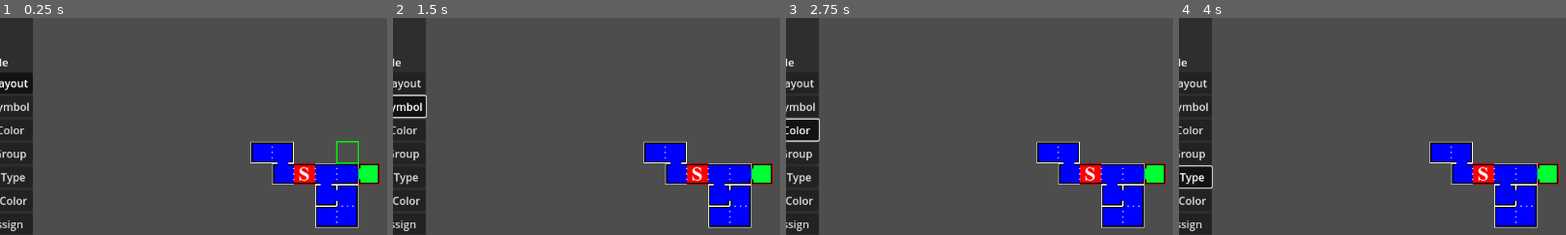
Above: before the commit, frames 1-4 (left to right).
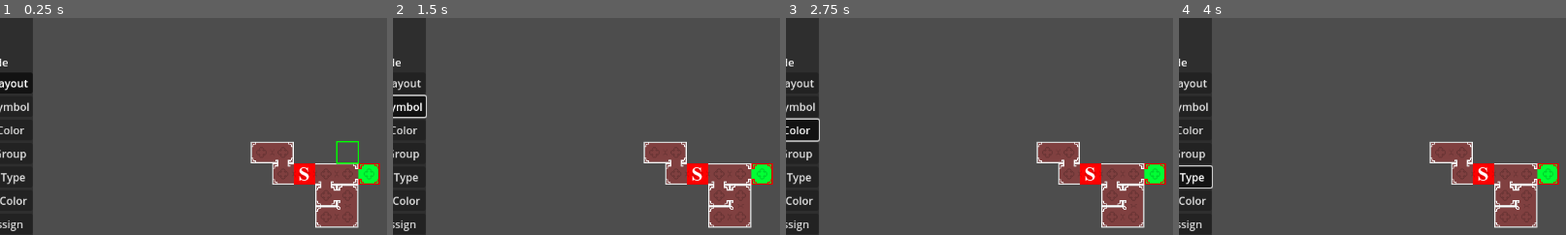
Above: after the commit, the same moments.

Repository: KoBeWi/Metroidvania-System
Game: Godot game, scene res://MetroidvaniaSystem/MapEditor/MapEditor.tscn
The game is run twice, just before and just after one commit, with the same random seed, the same clock (stepped at 60 frames per second) and the same inputs.
Inputs:
- Up to frame 1 (0.25 s): no input
- Up to frame 2 (1.5 s): click "Room Layout" at 0.5 s; click "Room Symbol" at 1.25 s
- Up to frame 3 (2.75 s): click "Room Color" at 2 s
- Up to frame 4 (4 s): click "Room Group" at 2.75 s; click "Border Type" at 3.5 s
The pictures show only the part of the screen within x 6-56%, y 21-71%; the shares and areas given below are measured in that part.

The runs differ from the first frame. In frame 1, 5.1% of the frame differs, in the area x 64-98%, y 57-97%; in frame 2, 5.1%; in frame 3, 5.1%; in frame 4, 5.1%.
Error in both runs: Trying to assign an array of type "Array" to a variable of type "Array[Vector3i]". (res://MetroidvaniaSystem/System/MapData.gd:112)

Commit message:
Added fancy theme

Diff:
--- a/MetroidvaniaSystem/System/MetroidvaniaSystem.gd
+++ b/MetroidvaniaSystem/System/MetroidvaniaSystem.gd
@@ -195,7 +195,13 @@
 			if not bool(display_flags & DISPLAY_BORDERS):
 				border = 0
 
-			texture = map_borders[border]
+			if border == 0:
+				texture = theme.room_wall_texture
+			elif border == 1:
+				texture = theme.room_passage_texture
+			else:
+				texture = map_borders[border - 1]
+
 			color = room_data.get_border_color(i)
 
 		if not texture:
@@ -216,9 +222,14 @@
 
 	for i in 4:
 		var j: int = (i + 1) % 4
+		if borders[i] != -1 or borders[j] != -1:
+			continue
+
 		var neighbor: Vector2i = Vector2i(coords.x, coords.y) + map_data.FWD[i] + map_data.FWD[j]
-		if borders[i] != -1 or borders[j] != -1 or map_data.get_room_at(Vector3i(neighbor.x, neighbor.y, coords.z)):
-			continue
+		var neighbor_room := map_data.get_room_at(Vector3i(neighbor.x, neighbor.y, coords.z))
+		if neighbor_room:
+			if neighbor_room.borders[(i + 2) % 4] == -1 and neighbor_room.borders[(j + 2) % 4] == -1:
+				continue
 
 		var corner_color = room_data.get_border_color(i).lerp(room_data.get_border_color(j), 0.5)
 
--- a/MetroidvaniaSystem/System/Singleton.tscn
+++ b/MetroidvaniaSystem/System/Singleton.tscn
@@ -1,7 +1,7 @@
-[gd_scene load_steps=9 format=3 uid="uid://cf7t86cqcxwjn"]
+[gd_scene load_steps=9 format=3 uid="uid://cbi3c8vm2ieux"]
 
 [ext_resource type="Script" path="res://MetroidvaniaSystem/System/MetroidvaniaSystem.gd" id="1_y1fyl"]
-[ext_resource type="Resource" uid="uid://8vehbsiuxbc" path="res://MetroidvaniaSystem/Themes/Modern/Theme.tres" id="2_rcly3"]
+[ext_resource type="Resource" uid="uid://ddoj71mmr1m1t" path="res://MetroidvaniaSystem/Themes/Fancy/Fancy.tres" id="2_e8yvp"]
 [ext_resource type="Texture2D" uid="uid://cbk62vedgdwdy" path="res://MetroidvaniaSystem/Themes/Modern/BorderWall.png" id="3_5eq0t"]
 [ext_resource type="Texture2D" uid="uid://61edyfnw5m8p" path="res://MetroidvaniaSystem/Themes/Modern/BorderPassage.png" id="4_g1ime"]
 [ext_resource type="Texture2D" uid="uid://djlvnbqowyndx" path="res://MetroidvaniaSystem/Symbols/Symbol1.png" id="8_tpdd6"]
@@ -11,7 +11,7 @@
 
 [node name="MetroidvaniaSettings" type="Node"]
 script = ExtResource("1_y1fyl")
-theme = ExtResource("2_rcly3")
+theme = ExtResource("2_e8yvp")
 map_root_folder = "res://SampleProject/Maps/"
 uncollected_item_symbol = 0
 collected_item_symbol = 1
--- /dev/null
+++ b/MetroidvaniaSystem/Themes/Classic/Classic.tres
@@ -0,0 +1,22 @@
+[gd_resource type="Resource" load_steps=8 format=3 uid="uid://cicap4pm2mgb7"]
+
+[ext_resource type="Texture2D" uid="uid://d3y675hl43867" path="res://MetroidvaniaSystem/Themes/Classic/RoomInnerCorner.png" id="1_apayp"]
+[ext_resource type="Texture2D" uid="uid://dh6ay2l6ekfdl" path="res://MetroidvaniaSystem/Themes/Classic/RoomOuterCorner.png" id="2_q6ce8"]
+[ext_resource type="PackedScene" uid="uid://cnndtngj8hs3v" path="res://MetroidvaniaSystem/Themes/Classic/PlayerLocation.tscn" id="3_2f15x"]
+[ext_resource type="Texture2D" uid="uid://clh0pii0pgujw" path="res://MetroidvaniaSystem/Themes/Classic/RoomFill.png" id="4_8jnw0"]
+[ext_resource type="Texture2D" uid="uid://cp6kv08lhtc8f" path="res://MetroidvaniaSystem/Themes/Classic/BorderPassage.png" id="5_tk2uy"]
+[ext_resource type="Texture2D" uid="uid://bqm8k4oqjq8q3" path="res://MetroidvaniaSystem/Themes/Classic/BorderWall.png" id="6_p68ff"]
+[ext_resource type="Script" path="res://MetroidvaniaSystem/System/MapTheme.gd" id="7_hynsb"]
+
+[resource]
+script = ExtResource("7_hynsb")
+default_room_fill_color = Color(0.313726, 0.439216, 0.956863, 1)
+unexplored_room_fill_color = Color(0.745098, 0.745098, 0.745098, 1)
+default_room_separator_color = Color(0.745098, 0.745098, 0.745098, 1)
+default_border_color = Color(1, 1, 1, 1)
+room_fill_texture = ExtResource("4_8jnw0")
+room_wall_texture = ExtResource("6_p68ff")
+room_passage_texture = ExtResource("5_tk2uy")
+border_outer_corner_texture = ExtResource("2_q6ce8")
+border_inner_corner_texture = ExtResource("1_apayp")
+player_location_scene = ExtResource("3_2f15x")
--- /dev/null
+++ b/MetroidvaniaSystem/Themes/Classic/PlayerLocation.tscn
@@ -0,0 +1,76 @@
+[gd_scene load_steps=5 format=3 uid="uid://cnndtngj8hs3v"]
+
+[ext_resource type="Texture2D" uid="uid://d3erx01le3j2f" path="res://MetroidvaniaSystem/Themes/Classic/PlayerMark.png" id="1_stw3r"]
+
+[sub_resource type="Animation" id="Animation_a76ue"]
+resource_name = "Animate"
+loop_mode = 1
+tracks/0/type = "value"
+tracks/0/imported = false
+tracks/0/enabled = true
+tracks/0/path = NodePath(".:modulate")
+tracks/0/interp = 1
+tracks/0/loop_wrap = true
+tracks/0/keys = {
+"times": PackedFloat32Array(0, 1),
+"transitions": PackedFloat32Array(1, 1),
+"update": 0,
+"values": [Color(1, 1, 1, 0.0627451), Color(1, 1, 1, 1)]
+}
+tracks/1/type = "value"
+tracks/1/imported = false
+tracks/1/enabled = true
+tracks/1/path = NodePath(".:scale")
+tracks/1/interp = 1
+tracks/1/loop_wrap = true
+tracks/1/keys = {
+"times": PackedFloat32Array(0, 1),
+"transitions": PackedFloat32Array(1, 1),
+"update": 0,
+"values": [Vector2(1, 1), Vector2(1e-05, 1e-05)]
+}
+
+[sub_resource type="Animation" id="Animation_4lnw3"]
+length = 0.001
+tracks/0/type = "value"
+tracks/0/imported = false
+tracks/0/enabled = true
+tracks/0/path = NodePath(".:modulate")
+tracks/0/interp = 1
+tracks/0/loop_wrap = true
+tracks/0/keys = {
+"times": PackedFloat32Array(0),
+"transitions": PackedFloat32Array(1),
+"update": 0,
+"values": [Color(1, 1, 1, 0.0627451)]
+}
+tracks/1/type = "value"
+tracks/1/imported = false
+tracks/1/enabled = true
+tracks/1/path = NodePath(".:scale")
+tracks/1/interp = 1
+tracks/1/loop_wrap = true
+tracks/1/keys = {
+"times": PackedFloat32Array(0),
+"transitions": PackedFloat32Array(1),
+"update": 0,
+"values": [Vector2(1, 1)]
+}
+
+[sub_resource type="AnimationLibrary" id="AnimationLibrary_qhx6n"]
+_data = {
+"Animate": SubResource("Animation_a76ue"),
+"RESET": SubResource("Animation_4lnw3")
+}
+
+[node name="PlayerLocation" type="Sprite2D"]
+modulate = Color(1, 1, 1, 0.0627451)
+texture = ExtResource("1_stw3r")
+
+[node name="AnimationPlayer" type="AnimationPlayer" parent="."]
+autoplay = "Animate"
+libraries = {
+"": SubResource("AnimationLibrary_qhx6n")
+}
+
+[node name="VisibleOnScreenEnabler2D" type="VisibleOnScreenEnabler2D" parent="."]
--- /dev/null
+++ b/MetroidvaniaSystem/Themes/Fancy/Fancy.tres
@@ -0,0 +1,24 @@
+[gd_resource type="Resource" load_steps=9 format=3 uid="uid://ddoj71mmr1m1t"]
+
+[ext_resource type="Texture2D" uid="uid://rgchhbw4jh7f" path="res://MetroidvaniaSystem/Themes/Fancy/RoomInnerCorner.png" id="1_h73j2"]
+[ext_resource type="Texture2D" uid="uid://dihccrjj2ehi4" path="res://MetroidvaniaSystem/Themes/Fancy/RoomOuterCorner.png" id="2_jdm1i"]
+[ext_resource type="PackedScene" uid="uid://ct74lcghbh1br" path="res://MetroidvaniaSystem/Themes/Fancy/PlayerLocation.tscn" id="3_mk7eh"]
+[ext_resource type="Texture2D" uid="uid://bxs8cn6khov7j" path="res://MetroidvaniaSystem/Themes/Fancy/RoomFill.png" id="4_2clky"]
+[ext_resource type="Texture2D" uid="uid://b8ccoibsf323o" path="res://MetroidvaniaSystem/Themes/Fancy/BorderPassage.png" id="5_sn1if"]
+[ext_resource type="Texture2D" uid="uid://b1hy1w1k1asap" path="res://MetroidvaniaSystem/Themes/Fancy/RoomSeparator.png" id="6_f6pnw"]
+[ext_resource type="Texture2D" uid="uid://xn6gipdberdc" path="res://MetroidvaniaSystem/Themes/Fancy/BorderWall.png" id="7_eifkn"]
+[ext_resource type="Script" path="res://MetroidvaniaSystem/System/MapTheme.gd" id="8_gh637"]
+
+[resource]
+script = ExtResource("8_gh637")
+default_room_fill_color = Color(0.5, 0.25, 0.25, 1)
+unexplored_room_fill_color = Color(0.745098, 0.745098, 0.745098, 1)
+default_room_separator_color = Color(0, 0, 0, 0.12549)
+default_border_color = Color(1, 1, 1, 1)
+room_fill_texture = ExtResource("4_2clky")
+room_separator_texture = ExtResource("6_f6pnw")
+room_wall_texture = ExtResource("7_eifkn")
+room_passage_texture = ExtResource("5_sn1if")
+border_outer_corner_texture = ExtResource("2_jdm1i")
+border_inner_corner_texture = ExtResource("1_h73j2")
+player_location_scene = ExtResource("3_mk7eh")
--- /dev/null
+++ b/MetroidvaniaSystem/Themes/Fancy/PlayerLocation.tscn
@@ -0,0 +1,53 @@
+[gd_scene load_steps=5 format=3 uid="uid://ct74lcghbh1br"]
+
+[ext_resource type="Texture2D" uid="uid://u3h7efr7bfkv" path="res://MetroidvaniaSystem/Themes/Fancy/PlayerMark.png" id="1_8k1h2"]
+
+[sub_resource type="Animation" id="Animation_2cmdj"]
+resource_name = "Spin"
+loop_mode = 1
+tracks/0/type = "value"
+tracks/0/imported = false
+tracks/0/enabled = true
+tracks/0/path = NodePath(".:rotation")
+tracks/0/interp = 1
+tracks/0/loop_wrap = true
+tracks/0/keys = {
+"times": PackedFloat32Array(0, 1),
+"transitions": PackedFloat32Array(1, 1),
+"update": 0,
+"values": [0.0, 6.28319]
+}
+
+[sub_resource type="Animation" id="Animation_ff42g"]
+length = 0.001
+tracks/0/type = "value"
+tracks/0/imported = false
+tracks/0/enabled = true
+tracks/0/path = NodePath(".:rotation")
+tracks/0/interp = 1
+tracks/0/loop_wrap = true
+tracks/0/keys = {
+"times": PackedFloat32Array(0),
+"transitions": PackedFloat32Array(1),
+"update": 0,
+"values": [0.0]
+}
+
+[sub_resource type="AnimationLibrary" id="AnimationLibrary_dyruj"]
+_data = {
+"RESET": SubResource("Animation_ff42g"),
+"Spin": SubResource("Animation_2cmdj")
+}
+
+[node name="PlayerLocation" type="Sprite2D"]
+texture_filter = 1
+texture = ExtResource("1_8k1h2")
+
+[node name="AnimationPlayer" type="AnimationPlayer" parent="."]
+autoplay = "Spin"
+playback_speed = 0.5
+libraries = {
+"": SubResource("AnimationLibrary_dyruj")
+}
+
+[node name="VisibleOnScreenEnabler2D" type="VisibleOnScreenEnabler2D" parent="."]
--- /dev/null
+++ b/MetroidvaniaSystem/Themes/Modern/Modern.tres
@@ -0,0 +1,24 @@
+[gd_resource type="Resource" load_steps=9 format=3 uid="uid://8vehbsiuxbc"]
+
+[ext_resource type="Texture2D" uid="uid://ccsr7yljw6ph8" path="res://MetroidvaniaSystem/Themes/Modern/RoomInnerCorner.png" id="1_u7wj2"]
+[ext_resource type="Texture2D" uid="uid://b8mwdksvhmgf" path="res://MetroidvaniaSystem/Themes/Modern/RoomOuterCorner.png" id="2_acgiy"]
+[ext_resource type="PackedScene" uid="uid://d1mxy2mb4mfeh" path="res://MetroidvaniaSystem/Themes/Modern/PlayerLocation.tscn" id="3_nsuyr"]
+[ext_resource type="Texture2D" uid="uid://carvupndufcht" path="res://MetroidvaniaSystem/Themes/Modern/RoomFill.png" id="4_70pky"]
+[ext_resource type="Texture2D" uid="uid://61edyfnw5m8p" path="res://MetroidvaniaSystem/Themes/Modern/BorderPassage.png" id="5_xa2wc"]
+[ext_resource type="Texture2D" uid="uid://cw1j4evd31ogo" path="res://MetroidvaniaSystem/Themes/Modern/RoomSeparator.png" id="6_ye56i"]
+[ext_resource type="Texture2D" uid="uid://cbk62vedgdwdy" path="res://MetroidvaniaSystem/Themes/Modern/BorderWall.png" id="7_2kabb"]
+[ext_resource type="Script" path="res://MetroidvaniaSystem/System/MapTheme.gd" id="8_xw4q1"]
+
+[resource]
+script = ExtResource("8_xw4q1")
+default_room_fill_color = Color(0.960784, 0.745098, 0, 1)
+unexplored_room_fill_color = Color(0.745098, 0.745098, 0.745098, 1)
+default_room_separator_color = Color(1, 1, 1, 0.501961)
+default_border_color = Color(1, 1, 1, 1)
+room_fill_texture = ExtResource("4_70pky")
+room_separator_texture = ExtResource("6_ye56i")
+room_wall_texture = ExtResource("7_2kabb")
+room_passage_texture = ExtResource("5_xa2wc")
+border_outer_corner_texture = ExtResource("2_acgiy")
+border_inner_corner_texture = ExtResource("1_u7wj2")
+player_location_scene = ExtResource("3_nsuyr")
--- a/MetroidvaniaSystem/Themes/Modern/Theme.tres
+++ /dev/null
@@ -1,24 +0,0 @@
-[gd_resource type="Resource" load_steps=9 format=3 uid="uid://8vehbsiuxbc"]
-
-[ext_resource type="Script" path="res://MetroidvaniaSystem/System/MapTheme.gd" id="1_4j8si"]
-[ext_resource type="Texture2D" uid="uid://ccsr7yljw6ph8" path="res://MetroidvaniaSystem/Themes/Modern/RoomInnerCorner.png" id="1_bgamq"]
-[ext_resource type="Texture2D" uid="uid://b8mwdksvhmgf" path="res://MetroidvaniaSystem/Themes/Modern/RoomOuterCorner.png" id="2_v15u6"]
-[ext_resource type="Texture2D" uid="uid://carvupndufcht" path="res://MetroidvaniaSystem/Themes/Modern/RoomFill.png" id="3_2qmog"]
-[ext_resource type="PackedScene" uid="uid://d1mxy2mb4mfeh" path="res://MetroidvaniaSystem/Themes/Modern/PlayerLocation.tscn" id="3_k2dp8"]
-[ext_resource type="Texture2D" uid="uid://cw1j4evd31ogo" path="res://MetroidvaniaSystem/Themes/Modern/RoomSeparator.png" id="4_n5u5y"]
-[ext_resource type="Texture2D" uid="uid://61edyfnw5m8p" path="res://MetroidvaniaSystem/Themes/Modern/BorderPassage.png" id="4_u6y7n"]
-[ext_resource type="Texture2D" uid="uid://cbk62vedgdwdy" path="res://MetroidvaniaSystem/Themes/Modern/BorderWall.png" id="5_eaane"]
-
-[resource]
-script = ExtResource("1_4j8si")
-default_room_fill_color = Color(0, 0, 1, 1)
-unexplored_room_fill_color = Color(0.745098, 0.745098, 0.745098, 1)
-default_room_separator_color = Color(0.745098, 0.745098, 0.745098, 1)
-default_border_color = Color(1, 1, 1, 1)
-room_fill_texture = ExtResource("3_2qmog")
-room_separator_texture = ExtResource("4_n5u5y")
-room_wall_texture = ExtResource("5_eaane")
-room_passage_texture = ExtResource("4_u6y7n")
-border_outer_corner_texture = ExtResource("2_v15u6")
-border_inner_corner_texture = ExtResource("1_bgamq")
-player_location_scene = ExtResource("3_k2dp8")
Binary file added: MetroidvaniaSystem/Themes/Classic/BorderPassage.png
Not shown, added: MetroidvaniaSystem/Themes/Classic/BorderPassage.png.import
Binary file added: MetroidvaniaSystem/Themes/Classic/BorderWall.png
Not shown, added: MetroidvaniaSystem/Themes/Classic/BorderWall.png.import
Binary file added: MetroidvaniaSystem/Themes/Classic/PlayerMark.png
Not shown, added: MetroidvaniaSystem/Themes/Classic/PlayerMark.png.import
Binary file added: MetroidvaniaSystem/Themes/Classic/RoomFill.png
Not shown, added: MetroidvaniaSystem/Themes/Classic/RoomFill.png.import
Binary file added: MetroidvaniaSystem/Themes/Classic/RoomInnerCorner.png
Not shown, added: MetroidvaniaSystem/Themes/Classic/RoomInnerCorner.png.import
Binary file added: MetroidvaniaSystem/Themes/Classic/RoomOuterCorner.png
Not shown, added: MetroidvaniaSystem/Themes/Classic/RoomOuterCorner.png.import
(and 16 more such lines)
